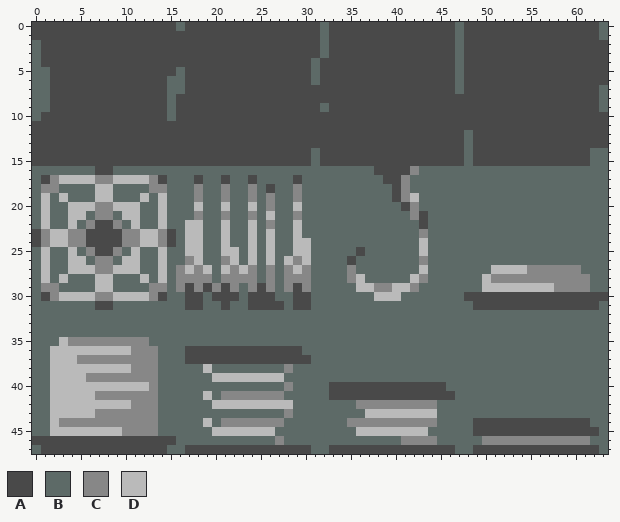
Two versions of one pixel-art file, img/01-tiles.aseprite. The first picture shows the starting point.
64x48 pixels, 1 frame.
Visible layers, top first: "Layer 1", "Layer 2".
Palette (. is transparent): A #494949  B #5d6a67  C #878787  D #bababa
Pixels before, first column x 0:
 0 AAAAAAAAAAAAAAAABAAAAAAAAAAAAAAABAAAAAAAAAAAAAABAAAAAAAAAAAAAAAB
 1 AAAAAAAAAAAAAAAAAAAAAAAAAAAAAAAABAAAAAAAAAAAAAABAAAAAAAAAAAAAAAB
 2 BAAAAAAAAAAAAAAAAAAAAAAAAAAAAAAABAAAAAAAAAAAAAABAAAAAAAAAAAAAAAA
 3 BAAAAAAAAAAAAAAAAAAAAAAAAAAAAAAABAAAAAAAAAAAAAABAAAAAAAAAAAAAAAA
 4 BAAAAAAAAAAAAAAAAAAAAAAAAAAAAAABAAAAAAAAAAAAAAABAAAAAAAAAAAAAAAA
 5 BBAAAAAAAAAAAAAABAAAAAAAAAAAAAABAAAAAAAAAAAAAAABAAAAAAAAAAAAAAAA
 6 BBAAAAAAAAAAAAABBAAAAAAAAAAAAAABAAAAAAAAAAAAAAABAAAAAAAAAAAAAAAA
 7 BBAAAAAAAAAAAAABBAAAAAAAAAAAAAAAAAAAAAAAAAAAAAABAAAAAAAAAAAAAAAB
 8 BBAAAAAAAAAAAAABAAAAAAAAAAAAAAAAAAAAAAAAAAAAAAAAAAAAAAAAAAAAAAAB
 9 BBAAAAAAAAAAAAABAAAAAAAAAAAAAAAABAAAAAAAAAAAAAAAAAAAAAAAAAAAAAAB
10 BAAAAAAAAAAAAAABAAAAAAAAAAAAAAAAAAAAAAAAAAAAAAAAAAAAAAAAAAAAAAAA
11 AAAAAAAAAAAAAAAAAAAAAAAAAAAAAAAAAAAAAAAAAAAAAAAAAAAAAAAAAAAAAAAA
12 AAAAAAAAAAAAAAAAAAAAAAAAAAAAAAAAAAAAAAAAAAAAAAAABAAAAAAAAAAAAAAA
13 AAAAAAAAAAAAAAAAAAAAAAAAAAAAAAAAAAAAAAAAAAAAAAAABAAAAAAAAAAAAAAA
14 AAAAAAAAAAAAAAAAAAAAAAAAAAAAAAABAAAAAAAAAAAAAAAABAAAAAAAAAAAAABB
15 AAAAAAAAAAAAAAAAAAAAAAAAAAAAAAABAAAAAAAAAAAAAAAABAAAAAAAAAAAAABB
16 BBBBBBBAABBBBBBBBBBBBBBBBBBBBBBBBBBBBBAAAACBBBBBBBBBBBBBBBBBBBBB
17 BACDDDDCCDDDDCABBBABBABBABBBBABBBBBBBBBAACBBBBBBBBBBBBBBBBBBBBBB
18 BCCBBBBDDBBBBCCBBBCBBCBBCBABBCBBBBBBBBBBACBBBBBBBBBBBBBBBBBBBBBB
19 BDBDBBBDDBBBDBDBBBCBBCBBCBCBBCBBBBBBBBBBACDBBBBBBBBBBBBBBBBBBBBB
20 BDBBDDDCCDDDBBDBBBDBBDBBDBCBBDBBBBBBBBBBBACBBBBBBBBBBBBBBBBBBBBB
21 BDBBDDBCCBDDBBDBBBCBBCBBCBDBBCBBBBBBBBBBBBCABBBBBBBBBBBBBBBBBBBB
22 BDBBDBCAACBDBBDBBDDBBDBBDBCBBDBBBBBBBBBBBBBABBBBBBBBBBBBBBBBBBBB
23 ACDDCCAAAACCDDCABDDBBDBBDBDBBDBBBBBBBBBBBBBCBBBBBBBBBBBBBBBBBBBB
24 ACDDCCAAAACCDDCABDDBBDBBDBDBBDDBBBBBBBBBBBBDBBBBBBBBBBBBBBBBBBBB
25 BDBBDBCAACBDBBDBBDDBBDDBDBDBBDDBBBBBABBBBBBDBBBBBBBBBBBBBBBBBBBB
26 BDBBDDBCCBDDBBDBBCDBBCDBDBDBDCDBBBBABBBBBBBCBBBBBBBBBBBBBBBBBBBB
27 BDBBDDDCCDDDBBDBCDCDBDCDCBCBCDCBBBBCBBBBBBBDBBBBBBBDDDDCCCCCCBBB
28 BDBDBBBDDBBBDBDBCCCCBCCCCBCBCCCBBBBCDBBBBBDCBBBBBBDCCCCCCCCCCCBB
29 BCCBBBBDDBBBBCCBCACACACBCACBCACBBBBBDDCCDDCBBBBBBBDDDDDDDDCCCCBB
30 BACDDDDCCDDDDCABBAABAAABAAABBAABBBBBBBDDDBBBBBBBAAAAAAAAAAAAAAAA
31 BBBBBBBAABBBBBBBBAABBABBAAAABAABBBBBBBBBBBBBBBBBBAAAAAAAAAAAAAAB
32 BBBBBBBBBBBBBBBBBBBBBBBBBBBBBBBBBBBBBBBBBBBBBBBBBBBBBBBBBBBBBBBB
33 BBBBBBBBBBBBBBBBBBBBBBBBBBBBBBBBBBBBBBBBBBBBBBBBBBBBBBBBBBBBBBBB
34 BBBBBBBBBBBBBBBBBBBBBBBBBBBBBBBBBBBBBBBBBBBBBBBBBBBBBBBBBBBBBBBB
35 BBBDCCCCCCCCCBBBBBBBBBBBBBBBBBBBBBBBBBBBBBBBBBBBBBBBBBBBBBBBBBBB
36 BBDDDDDDDDDCCCBBBAAAAAAAAAAAAABBBBBBBBBBBBBBBBBBBBBBBBBBBBBBBBBB
37 BBDDDCCCCCCCCCBBBAAAAAAAAAAAAAABBBBBBBBBBBBBBBBBBBBBBBBBBBBBBBBB
38 BBDDDDDDDDDCCCBBBBBDBBBBBBBBCBBBBBBBBBBBBBBBBBBBBBBBBBBBBBBBBBBB
39 BBDDDDCCCCCCCCBBBBBBDDDDDDDDBBBBBBBBBBBBBBBBBBBBBBBBBBBBBBBBBBBB
40 BBDDDDDDDDDDDCBBBBBBBBBBBBBBCBBBBAAAAAAAAAAAAABBBBBBBBBBBBBBBBBB
41 BBDDDDDCCCCCCCBBBBBDBCCCCCCCBBBBBAAAAAAAAAAAAAABBBBBBBBBBBBBBBBB
42 BBDDDDDDDDDCCCBBBBBBDDDDDDDDDBBBBBBBCCCCCCCCCBBBBBBBBBBBBBBBBBBB
43 BBDDDDDCCCCCCCBBBBBBBBBBBBBBCBBBBBBBBDDDDDDDDBBBBBBBBBBBBBBBBBBB
44 BBDCCCCCCCCCCCBBBBBDBCCCCCCCBBBBBBBCCCCCCCCCCBBBBAAAAAAAAAAAAABB
45 BBDDDDDDDDCCCCBBBBBBDDDDDDDBBBBBBBBBDDDDDDDDBBBBBAAAAAAAAAAAAAAB
46 AAAAAAAAAAAAAAAABBBBBBBBBBBCBBBBBBBBBBBBBCCCCBBBBBCCCCCCCCCCCCBB
47 BAAAAAAAAAAAAAABBAAAAAAAAAAAAAABBAAAAAAAAAAAAAABBAAAAAAAAAAAAAAB
Once edited:
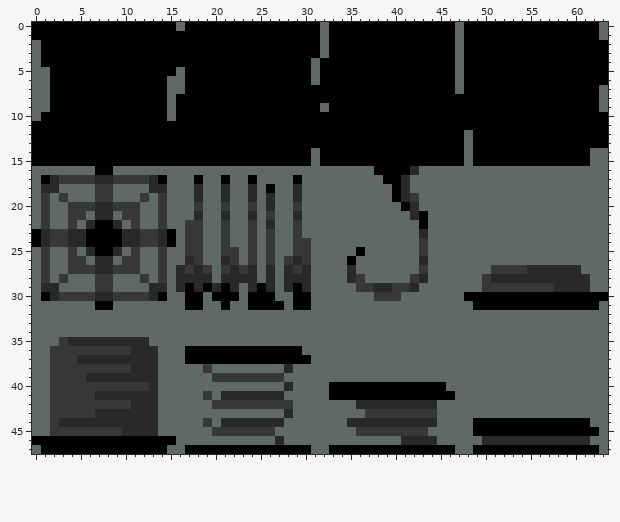
The exact change:
Colour A changes from #494949 to #000000.
Colour C changes from #878787 to #292929.
Colour D changes from #bababa to #383838.
